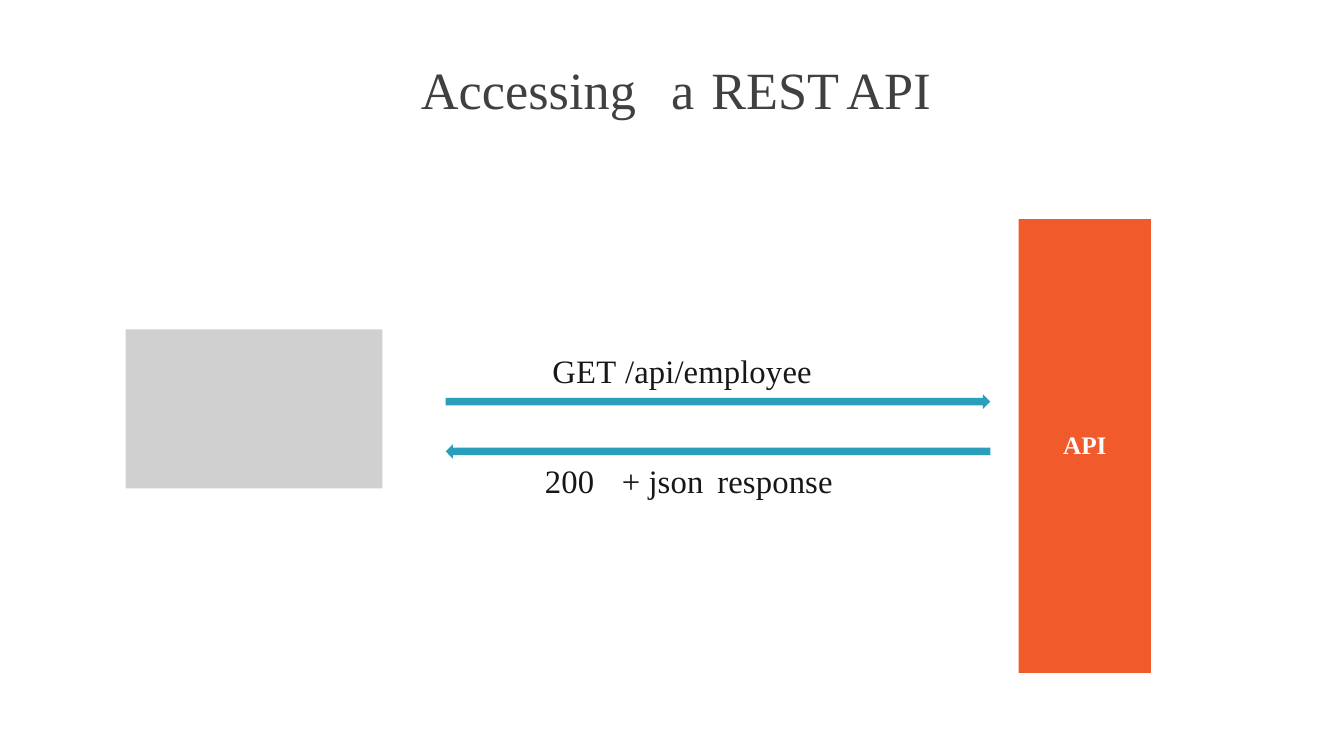
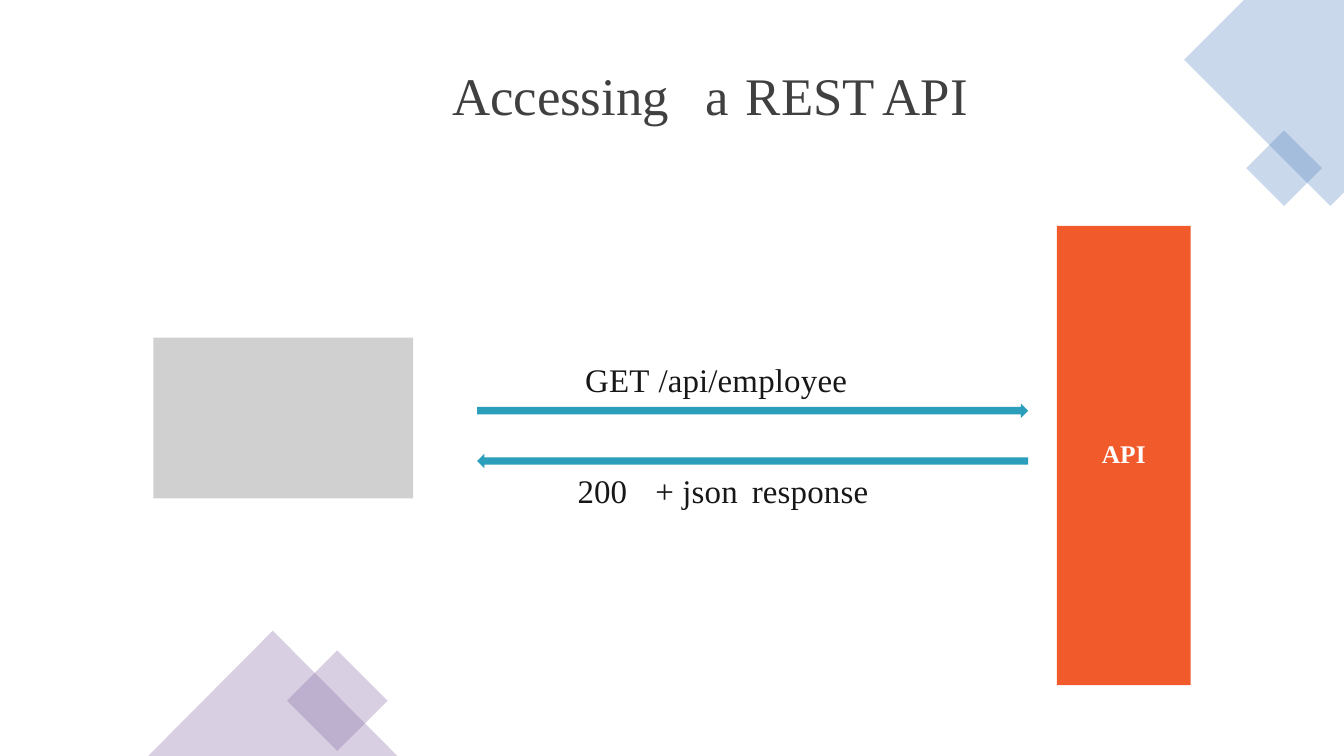
Before and after one commit to CSA-DanielVillamizar/ITM-ProgramaciondeSoftware, a slide deck: slide 8 of ASP.NET Core 6 Blazor Fundamentals/05/using-data-from-an-api-slides.pptx. Drawn at 1344x756 pixels with LibreOffice and Linux fonts; fonts in the diff are those of the drawing; grey boxes stand for pictures. Boxes give left, top, right and bottom in pixels: in the first picture for what was removed or moved away, otherwise in the second. Text is boxed around its words. In the diff, an @@ line names an element or a change of style, - is before the commit and + after.

```diff
--- a/ASP.NET Core 6 Blazor Fundamentals/05/using-data-from-an-api-slides.pptx
+++ b/ASP.NET Core 6 Blazor Fundamentals/05/using-data-from-an-api-slides.pptx
@@ freeform shape added at box(1184, 0, 1344, 206), fill #4F81BD at 30% opacity @@
@@ text "Accessing": place and size @@
-text "Accessing" at box(421, 74, 636, 120)
+text "Accessing" at box(452, 80, 669, 125)
@@ text "REST" at box(746, 80, 875, 116): size 56 to 56.6 pt; letter spacing -0.6 to -0.7 pt in "REST"; line spacing 58pt to 58.6pt @@
@@ size 56 to 56.6 pt; line spacing 58pt to 58.6pt in 3 elements at box(452, 80, 669, 125), box(705, 90, 728, 116), box(883, 80, 968, 115) @@
@@ 3 texts: place and size @@
-3 texts at box(671, 74, 930, 110)
+3 texts at box(705, 80, 968, 116)
@@ rectangle added at box(1246, 130, 1322, 206), fill #4F81BD at 30% opacity @@
@@ text "API": place and size @@
-text "API" at box(1063, 437, 1106, 454)
+text "API" at box(1102, 446, 1146, 463)
@@ text "API" at box(1102, 446, 1146, 463): size 27 to 27.3 pt; more space between paragraphs @@
@@ freeform shape: place and size @@
-freeform shape at box(1019, 219, 1151, 673)
+freeform shape at box(1057, 226, 1191, 685)
@@ picture: place and size @@
-picture at box(126, 329, 382, 489)
+picture at box(153, 337, 413, 498)
@@ text "GET /api/employee": place and size @@
-text "GET /api/employee" at box(552, 360, 811, 390)
+text "GET /api/employee" at box(585, 369, 847, 398)
@@ freeform shape: place and size @@
-freeform shape at box(446, 394, 991, 409)
+freeform shape at box(477, 403, 1028, 418)
@@ freeform shape: place and size @@
-freeform shape at box(446, 444, 991, 459)
+freeform shape at box(477, 454, 1028, 468)
@@ size 35 to 35.4 pt; line spacing 36pt to 36.4pt in 3 elements at box(585, 369, 847, 398), box(682, 481, 868, 510), box(578, 481, 628, 504) @@
@@ text "200": place and size @@
-text "200" at box(545, 471, 594, 494)
+text "200" at box(578, 481, 628, 504)
@@ text "+ json response": place and size @@
-text "+ json response" at box(649, 471, 832, 500)
+text "+ json response" at box(682, 481, 868, 510)
@@ triangle added at box(148, 631, 397, 756), fill #8064A2 at 30% opacity @@
@@ rectangle added at box(287, 651, 388, 751), fill #8064A2 at 30% opacity @@
```
Also in this commit, not shown: 25 other slides changed, 8 other files.
